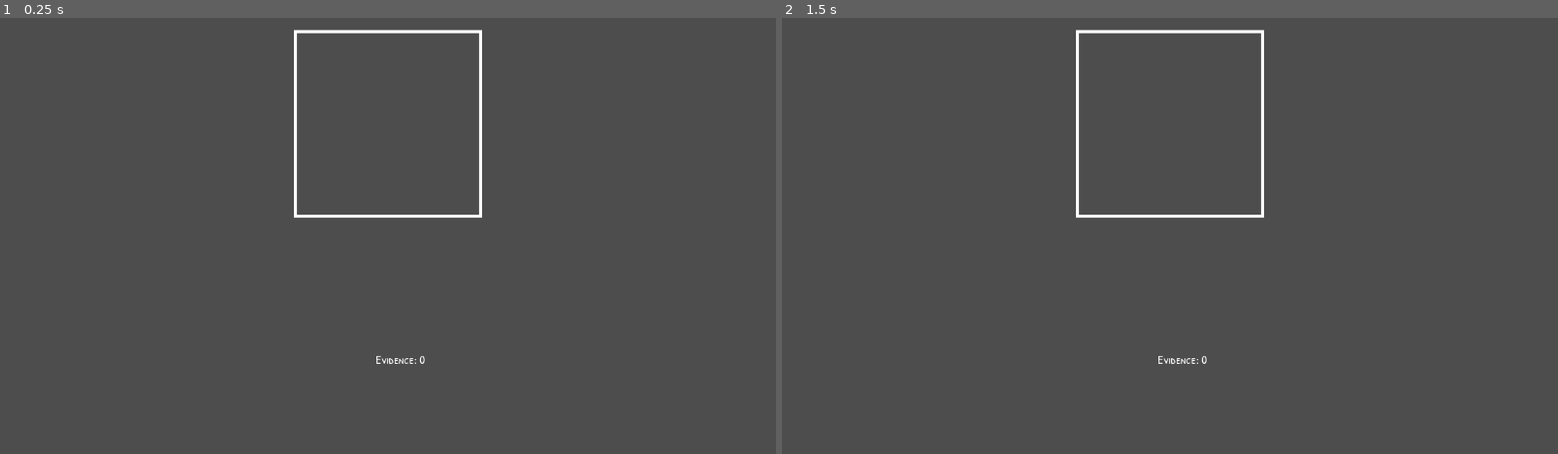
Above: before the commit, frames 1-2 (left to right).
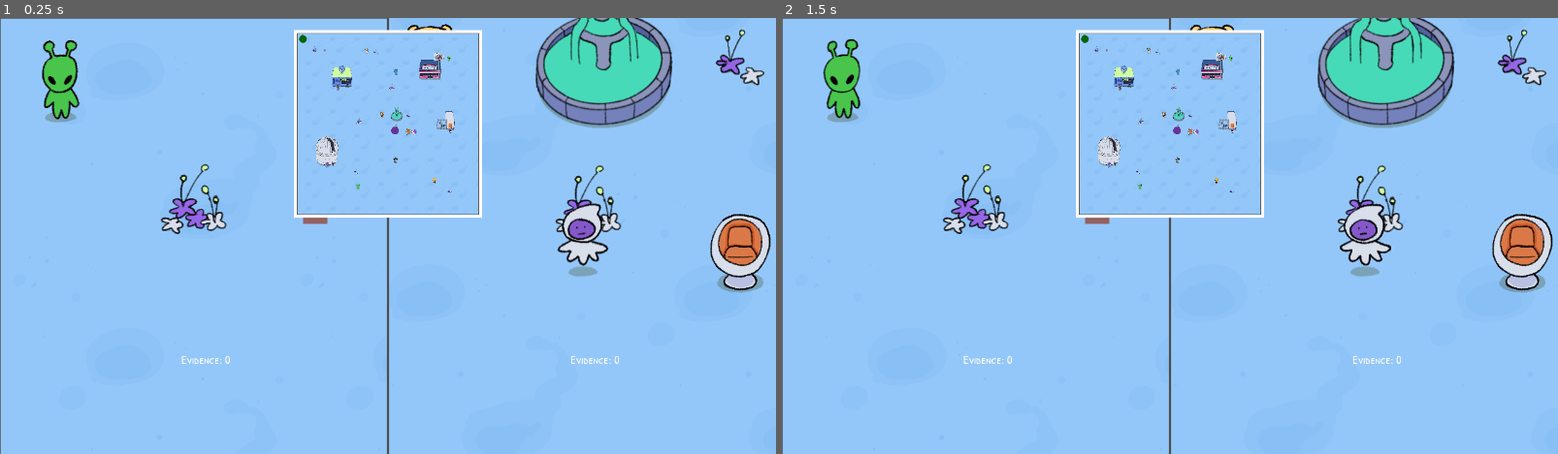
Above: after the commit, the same moments.

Repository: liannie3/wwhataburger
Game: Godot game, scene res://main_game/SpitScreen.tscn
Same seed, same stepped clock (60 frames per second), same inputs: the game is played once before the commit and once after it. This scene is started directly instead of the project's main scene.
Inputs (mouse positions are in pixels of both pictures, inside the frame that each line leads up to):
- Up to frame 1 (0.25 s): no input
- Up to frame 2 (1.5 s): tap Enter (ui_accept) at 0.5, 0.77 s; move the mouse to (1340, 214) at 0.52 s; click (1340, 214) at 0.67 s; drag from (1014, 257) to (1131, 323) at 1.27 s

The runs differ from the first frame. In frame 1, 99% of the frame differs, in the area x 0-100%, y 0-100%; in frame 2, 99%.
Error before the commit: Invalid assignment of property or key 'world_2d' with value of type 'World2D' on a base object of type 'null instance'. (res://main_game/spit_screen.gd:9)

Commit message:
Fix missing comma
hahahah annie has 75% commit success rate

Diff:
--- a/main_game/MainGame.tscn
+++ b/main_game/MainGame.tscn
@@ -352,7 +352,7 @@
 p1_cold_emotion = 1
 p1_repeat_dialogues = Array[String](["I'm telling you guys to stop being so concerned with winning."])
 p1_repeat_emotion = 6
-p2_first_contact_dialogues = Array[String](["Hello, Zerica! You want some dirt on Zill? What happened?" "I heard about the split. Tragic, reall …(176 unchanged characters)…
+p2_first_contact_dialogues = Array[String](["Hello, Zerica! You want some dirt on Zill? What happened?", "I heard about the split. Tragic, reall …(176 unchanged characters)…
 p2_first_contact_emotion = 4
 p2_first_contact_evidence = true
 p2_cold_dialogues = Array[String](["Zerica just passed by. He seemed a little off. ", "You guys can't be that concerned with winning, can you?"])
